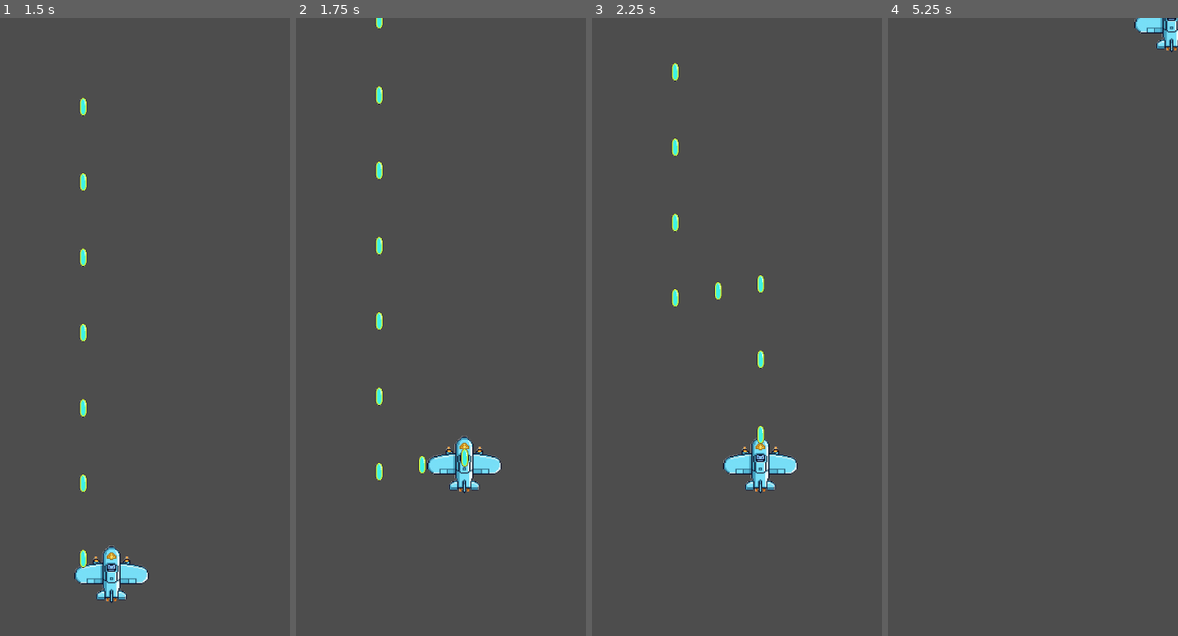
Above: before the commit, frames 1-4 (left to right).
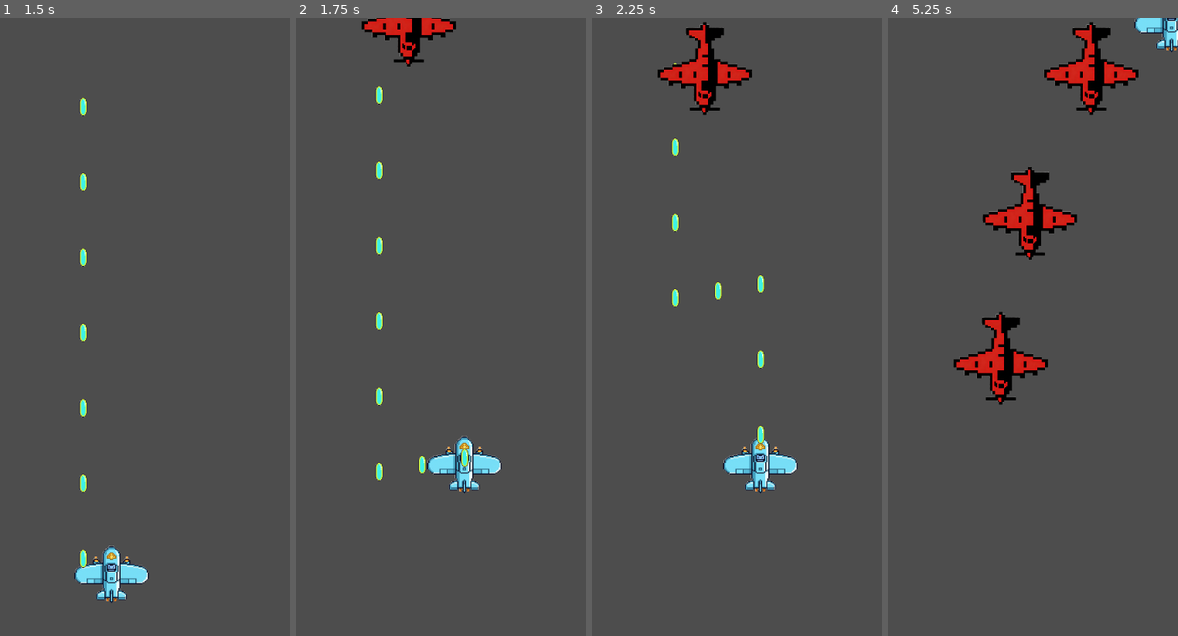
Above: after the commit, the same moments.

Repository: qingzhixing/plane-war
Game: Godot game, scene res://scenes/Main.tscn
The game is run twice, just before and just after one commit, with the same random seed, the same clock (stepped at 60 frames per second) and the same inputs.
Inputs (mouse positions are in pixels of both pictures, inside the frame that each line leads up to):
- Up to frame 1 (1.5 s): move the mouse to (174, 296) at 0.52 s; click (174, 296) at 0.67 s; drag from (outside the picture) to (84, 191) at 1.27 s
- Up to frame 2 (1.75 s): no input
- Up to frame 3 (2.25 s): move the mouse to (713, 191) at 2.02 s; click (713, 191) at 2.17 s
- Up to frame 4 (5.25 s): drag from (948, 450) to (972, 123) at 2.77 s; move the mouse to (1093, 419) at 3.52 s; click (1093, 419) at 3.67 s; drag from (outside the picture) to (1079, 92) at 4.27 s; move the mouse to (989, 327) at 5.02 s; click (989, 327) at 5.17 s

Frame 1 is identical in both runs. In frame 2, 1.2% of the frame differs, in the area x 22-56%, y 0-8%; in frame 3, 1.8%; in frame 4, 5.6%, in the area x 22-87%, y 0-63%.

Commit message:
📦 NEW: 基础敌人生成与碰撞伤害
Made-with: Cursor

Diff:
--- a/scenes/Main.tscn
+++ b/scenes/Main.tscn
@@ -1,8 +1,21 @@
-[gd_scene load_steps=2 format=3 uid="uid://btv236w48os2y"]
+[gd_scene load_steps=4 format=3 uid="uid://btv236w48os2y"]
 
 [ext_resource type="PackedScene" uid="uid://drk5g4eslf2h3" path="res://scenes/Player.tscn" id="1_elqb8"]
+[ext_resource type="PackedScene" uid="uid://enemybasic01" path="res://scenes/enemies/EnemyBasic01.tscn" id="2_enemy"]
+[ext_resource type="Script" uid="uid://cidep4suu0t6u" path="res://scripts/enemy_spawner.gd" id="3_spawner"]
 
 [node name="Main" type="Node2D"]
 
 [node name="Player" parent="." instance=ExtResource("1_elqb8")]
 position = Vector2(545, 1760)
+
+[node name="EnemySpawner" type="Node2D" parent="."]
+position = Vector2(541, 282)
+script = ExtResource("3_spawner")
+enemy_scene = ExtResource("2_enemy")
+
+[node name="Timer" type="Timer" parent="EnemySpawner"]
+wait_time = 1.5
+autostart = true
+
+[connection signal="timeout" from="EnemySpawner/Timer" to="EnemySpawner" method="_on_spawn_timeout"]
--- a/scenes/Player.tscn
+++ b/scenes/Player.tscn
@@ -6,7 +6,7 @@
 
 [sub_resource type="CapsuleShape2D" id="CapsuleShape2D_v6fml"]
 radius = 21.07779
-height = 132.0
+height = 70.0
 
 [node name="Player" type="CharacterBody2D"]
 script = ExtResource("1_p0vlq")
@@ -18,6 +18,6 @@
 texture = ExtResource("2_v6fml")
 
 [node name="CollisionShape2D" type="CollisionShape2D" parent="."]
-position = Vector2(1, 0)
+position = Vector2(-1, -5)
 scale = Vector2(0.9963092, 1)
 shape = SubResource("CapsuleShape2D_v6fml")
--- /dev/null
+++ b/scenes/enemies/EnemyBasic01.tscn
@@ -0,0 +1,22 @@
+[gd_scene load_steps=4 format=3 uid="uid://enemybasic01"]
+
+[ext_resource type="Script" uid="uid://d3lm60pm8ir82" path="res://scripts/enemy_basic.gd" id="1_eb01"]
+[ext_resource type="Texture2D" uid="uid://cbbujfsfctoh0" path="res://art/enemies/enemy_basic_01.png" id="2_ebtex"]
+
+[sub_resource type="CapsuleShape2D" id="CapsuleShape2D_jkybx"]
+radius = 53.0
+height = 178.0
+
+[node name="EnemyBasic01" type="Area2D"]
+script = ExtResource("1_eb01")
+
+[node name="Sprite2D" type="Sprite2D" parent="."]
+position = Vector2(0, -1)
+rotation = -3.1415927
+scale = Vector2(0.14053592, 0.14053592)
+texture = ExtResource("2_ebtex")
+
+[node name="CollisionShape2D" type="CollisionShape2D" parent="."]
+shape = SubResource("CapsuleShape2D_jkybx")
+
+[connection signal="body_entered" from="." to="." method="_on_body_entered"]
--- /dev/null
+++ b/scripts/enemy_basic.gd
@@ -0,0 +1,26 @@
+extends Area2D
+
+@export var speed: float = 250.0
+@export var max_hp: int = 2
+
+var _hp: int
+
+func _ready() -> void:
+	_hp = max_hp
+	add_to_group("enemy")
+
+func _process(delta: float) -> void:
+	global_position.y += speed * delta
+	var viewport_rect := get_viewport_rect()
+	if global_position.y > viewport_rect.size.y + 100.0:
+		queue_free()
+
+func apply_damage(amount: int) -> void:
+	_hp -= amount
+	if _hp <= 0:
+		queue_free()
+
+func _on_body_entered(body: Node) -> void:
+	if body.has_method("apply_damage") and body.is_in_group("player"):
+		body.apply_damage(1)
+		queue_free()
--- /dev/null
+++ b/scripts/enemy_spawner.gd
@@ -0,0 +1,16 @@
+extends Node
+
+@export var enemy_scene: PackedScene
+
+func _ready() -> void:
+	if enemy_scene == null:
+		enemy_scene = preload("res://scenes/enemies/EnemyBasic01.tscn")
+
+func _on_spawn_timeout() -> void:
+	if enemy_scene == null:
+		return
+	var enemy := enemy_scene.instantiate()
+	var viewport_rect := get_viewport().get_visible_rect()
+	var x := randf_range(50.0, viewport_rect.size.x - 50.0)
+	enemy.global_position = Vector2(x, -50.0)
+	get_tree().current_scene.add_child(enemy)
--- a/scripts/player.gd
+++ b/scripts/player.gd
@@ -3,15 +3,19 @@
 @export var move_speed: float = 600.0
 @export var fire_interval: float = 0.2
 @export var bullet_scene: PackedScene
+@export var max_hp: int = 3
 
 var _fire_timer: float = 0.0
 var _has_pointer: bool = false
 var _pointer_pos: Vector2
 var _last_pointer_pos: Vector2
+var _hp: int
 @onready var _fallback_bullet_scene: PackedScene = preload("res://scenes/bullets/PlayerBullet.tscn")
 
 func _ready() -> void:
 	Input.set_mouse_mode(Input.MOUSE_MODE_VISIBLE)
+	_hp = max_hp
+	add_to_group("player")
 	if bullet_scene == null and _fallback_bullet_scene != null:
 		bullet_scene = _fallback_bullet_scene
 
@@ -63,3 +67,9 @@
 	var bullet := bullet_scene.instantiate()
 	bullet.global_position = global_position + Vector2(0, -20)
 	get_tree().current_scene.add_child(bullet)
+
+func apply_damage(amount: int) -> void:
+	_hp -= amount
+	if _hp <= 0:
+		# TODO: 在这里触发失败/继续游玩逻辑
+		queue_free()
--- a/scripts/player_bullet.gd
+++ b/scripts/player_bullet.gd
@@ -9,11 +9,11 @@
 		queue_free()
 
 func _ready() -> void:
-	body_entered.connect(_on_body_entered)
+	area_entered.connect(_on_area_entered)
 
-func _on_body_entered(body: Node) -> void:
-	if not body.is_in_group("enemy"):
+func _on_area_entered(area: Node) -> void:
+	if not area.is_in_group("enemy"):
 		return
-	if body.has_method("apply_damage"):
-		body.apply_damage(damage)
+	if area.has_method("apply_damage"):
+		area.apply_damage(damage)
 	queue_free()
Not shown, added: scripts/enemy_basic.gd.uid
Not shown, added: scripts/enemy_spawner.gd.uid
